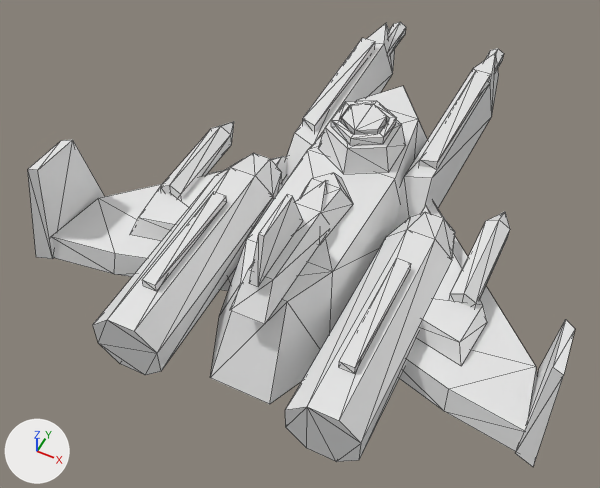
Two versions of the FBX model Assets/Art/PSXv2/PSXv2_Player.fbx, one commit apart.
Rendered twice from a camera (50 mm lens) standing at (0.82, -1.98, 2.32) and looking at (-0.08, -0.18, 0.07). Every picture has the same lights, and +X, +Y and +Z are marked at lower left. The older version comes first. Mesh edges are drawn as thin lines. Where no turn or scale is listed for an object, it has been applied to the vertices.

Objects in the first picture: 'PSXv2_Player', 'PSXv2_Player_HitboxCore', 'PSXv2_Player_HitboxRing'.
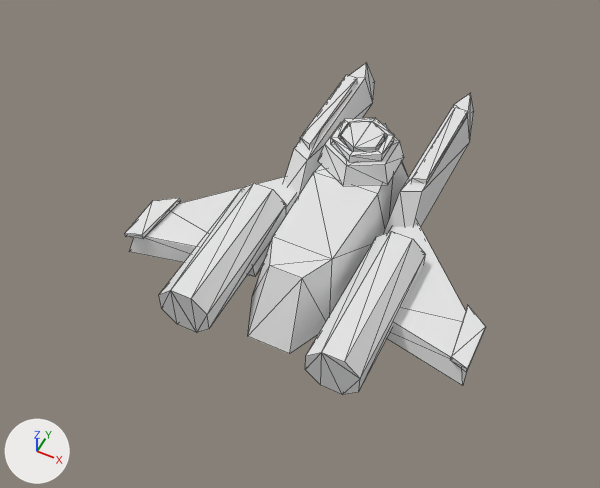
Boxes (x1, y1, x2, y2) around the edits, measured in the pictures (600 x 488 px; the box of a moved part takes in the faces that stretch with it):
'PSXv2_Player', reshaped (34% narrower, 25% shorter)
    before: (28, 22, 575, 467)
    after: (125, 63, 485, 395)
'PSXv2_Player_HitboxCore', moved
    before: (341, 104, 387, 134)
    after: (340, 121, 385, 151)
part 1 of me_psxv2_player_001, moved or reshaped
    before: (210, 86, 427, 404)
    after: (248, 123, 409, 354)
part 2 of me_psxv2_player_001, moved or reshaped
    before: (339, 259, 411, 374)
    after: (412, 107, 467, 183)
part 3 of me_psxv2_player_001, moved or reshaped
    before: (303, 38, 375, 132)
    after: (300, 75, 357, 148)
part 4 of me_psxv2_player_001, added
    after: (305, 232, 426, 395)
part 5 of me_psxv2_player_001, added
    after: (159, 183, 286, 333)
part 6 of me_psxv2_player_001, moved or reshaped
    before: (318, 105, 406, 174)
    after: (318, 122, 404, 186)
part 7 of me_psxv2_player_001, rebuilt (29% narrower, 26% shorter)
    before: (52, 156, 288, 291)
    after: (129, 177, 296, 277)
part 8 of me_psxv2_player_001, rebuilt
    before: (395, 53, 499, 229)
    after: (384, 93, 474, 234)
part 9 of me_psxv2_player_001, rebuilt
    before: (286, 23, 395, 178)
    after: (284, 63, 375, 199)
part 10 of me_psxv2_player_001, rebuilt
    before: (399, 201, 538, 452)
    after: (387, 222, 466, 386)
part 11 of me_psxv2_player_001, deleted
    before: (28, 22, 575, 467)
part 12 of me_psxv2_player_001, moved or reshaped
    before: (417, 205, 487, 366)
    after: (450, 305, 485, 372)
part 13 of me_psxv2_player_001, moved or reshaped
    before: (130, 156, 287, 241)
    after: (125, 198, 180, 239)

The change in detail:
me_psxv2_player_hitboxcore_001 is used by ob_psxv2_player_hitboxcore; location (0.0, 0.0, 0.0).
me_psxv2_player_hitboxcore_001 had 12 vertices, 16 faces and spanned x -0.069..0.069, y 0.08..0.24, z 0.4..0.44.
me_psxv2_player_hitboxcore_001 now has 12 vertices, 16 faces and spans x -0.069..0.069, y 0.08..0.24, z 0.32..0.36.
me_psxv2_player_hitboxcore_001 part 14: the whole mesh is moved by (0.0, 0.0, -0.08).
me_psxv2_player_001 is used by ob_psxv2_player; location (0.0, 0.0, 0.0).
me_psxv2_player_001 had 276 vertices, 405 faces and spanned x -0.92..0.92, y -0.88..1.15, z 0.0..0.56.
me_psxv2_player_001 now has 130 vertices, 183 faces and spans x -0.64..0.64, y -0.66..0.86, z 0.0..0.32.
me_psxv2_player_001 part 1: the loose piece of 18 vertices spanning x -0.23..0.23, y -0.78..0.78, z 0.0..0.3 is scaled about its middle by (0.736, 0.721, 0.8), then moved by (0.0, -0.02, -0.03).
me_psxv2_player_001 part 2: the loose piece of 8 vertices spanning x 0.31..0.37, y -0.72..-0.28, z 0.27..0.3 is moved by (-0.11, 0.88, -0.06).
me_psxv2_player_001 part 3: the loose piece of 8 vertices spanning x -0.28..-0.21, y 0.2..0.8, z 0.25..0.29 is scaled about its middle by (0.824, 0.746, 0.75), then moved by (0.01, -0.12, -0.05).
me_psxv2_player_001 part 4: a new loose piece, an 8-sided cylinder along y spanning x 0.18..0.36, y -0.66..-0.1, z 0.03..0.21, in mat_psxv2_steel (white #e7e7e7).
me_psxv2_player_001 part 5: a new loose piece, an 8-sided cylinder along y spanning x -0.36..-0.18, y -0.66..-0.1, z 0.03..0.21, in mat_psxv2_steel (white #e7e7e7).
me_psxv2_player_001 part 6: the loose piece of 12 vertices spanning x -0.14..0.14, y 0.0..0.32, z 0.3..0.4 is moved by (0.0, 0.0, -0.07).
me_psxv2_player_001 part 7: the loose piece of 10 vertices spanning x -0.9..-0.2, y -0.62..0.3, z 0.04..0.13 is rebuilt with 8 vertices and now spans x -0.64..-0.17, y -0.46..0.2, z 0.03..0.11.
me_psxv2_player_001 part 8: the loose piece of 10 vertices spanning x 0.16..0.31, y -0.05..1.15, z 0.04..0.26 is rebuilt with 10 vertices and now spans x 0.17..0.28, y -0.05..0.86, z 0.04..0.22.
me_psxv2_player_001 part 9: the loose piece of 10 vertices spanning x -0.31..-0.16, y -0.05..1.15, z 0.04..0.26 is rebuilt with 10 vertices and now spans x -0.28..-0.17, y -0.05..0.86, z 0.04..0.22.
me_psxv2_player_001 part 10: the loose piece of 10 vertices spanning x 0.2..0.9, y -0.62..0.3, z 0.04..0.13 is rebuilt with 8 vertices and now spans x 0.17..0.64, y -0.46..0.2, z 0.03..0.11.
me_psxv2_player_001 part 11: 15 loose pieces with 174 vertices, spanning x -0.92..0.92, y -0.88..1.12, z 0.03..0.56, are deleted.
me_psxv2_player_001 part 12: 8 vertices removed from x 0.26..0.64, y -0.46..0.14, z 0.13..0.2; 8 vertices added at x 0.56..0.64, y -0.46..-0.22, z 0.11..0.13.
me_psxv2_player_001 part 13: 8 vertices removed from x -0.64..-0.26, y -0.46..0.14, z 0.13..0.2; 8 vertices added at x -0.64..-0.56, y -0.46..-0.22, z 0.11..0.13.
